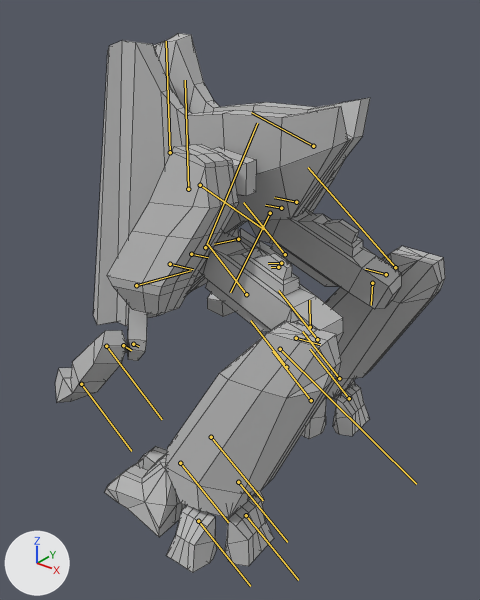
A saved change to the FBX model Mhmd/Charger/SK_Charger.fbx.
Both versions are drawn from a 50 mm lens placed at (2.56, -2.95, 2.94), pointed at (0.24, -0.05, 1.14). Lighting does not change. The marker at lower left points along +X, +Y and +Z. Both versions are drawn at the pose saved in each file; the numbers are the values there. The bones that bend it are drawn over the model as lines. Mesh edges are drawn as thin lines.

Names of what the first picture shows: 'Charger_Mesh'.
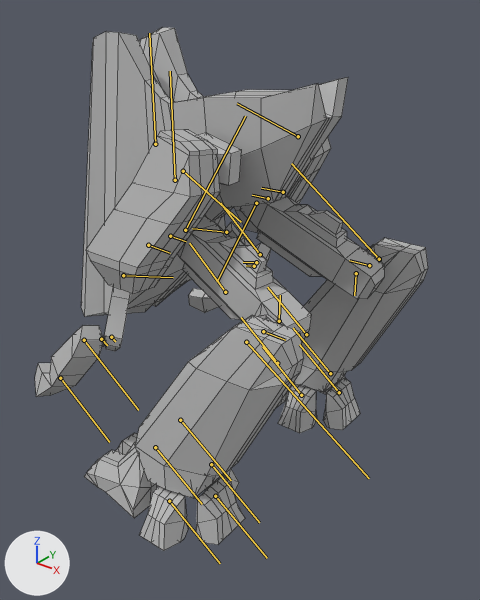
Where the change shows, as pixel boxes (x1, y1, x2, y2) in the pictures (480 x 600 px):
```json
{"object": "Charger_Mesh", "change": "posed", "before": [55, 33, 445, 573], "after": [35, 27, 428, 551]}
{"bone": "Root", "before": "(188, 189) to (185, 80)", "after": "(175, 180) to (170, 71)"}
{"bone": "R_F_Shoulder", "before": "(136, 285) to (191, 270)", "after": "(123, 275) to (173, 277)"}
{"bone": "R_F_ShoulderHole", "before": "(133, 344) to (139, 346)", "after": "(111, 337) to (115, 341)"}
{"bone": "R_F_SpinSoulder", "before": "(123, 345) to (131, 350)", "after": "(101, 339) to (107, 345)"}
{"bone": "R_F_HandStart", "before": "(106, 346) to (162, 419)", "after": "(84, 340) to (138, 410)"}
{"bone": "L_B_Shoulder", "before": "(238, 239) to (214, 244)", "after": "(226, 232) to (192, 228)"}
{"bone": "L_B_ShoulderHole", "before": "(278, 267) to (271, 267)", "after": "(254, 266) to (246, 265)"}
{"bone": "L_B_SpinSoulder", "before": "(281, 263) to (268, 263)", "after": "(256, 262) to (243, 262)"}
{"bone": "L_B_HandStart", "before": "(285, 254) to (243, 202)", "after": "(260, 254) to (220, 203)"}
{"bone": "HEAD", "before": "(170, 152) to (166, 41)", "after": "(155, 144) to (149, 33)"}
{"bone": "R_B_Up_ThighStart2", "before": "(200, 185) to (264, 229)", "after": "(183, 171) to (241, 222)"}
{"bone": "R_B_Lower_ThighEnd1", "before": "(310, 327) to (309, 300)", "after": "(279, 321) to (280, 295)"}
{"bone": "R_B_Lower_ThighSpin1", "before": "(296, 338) to (320, 344)", "after": "(263, 331) to (285, 340)"}
{"bone": "R_B_LegStart1", "before": "(280, 349) to (416, 484)", "after": "(246, 342) to (369, 478)"}
{"bone": "R_B_LegEnd1", "before": "(211, 437) to (263, 500)", "after": "(180, 420) to (231, 480)"}
{"bone": "L_B_Up_ThighStart3", "before": "(313, 146) to (251, 112)", "after": "(298, 136) to (237, 103)"}
{"bone": "L_B_Lower_ThighEnd2", "before": "(372, 283) to (371, 305)", "after": "(356, 273) to (354, 295)"}
{"bone": "L_B_Lower_ThighSpin2", "before": "(386, 274) to (365, 269)", "after": "(369, 265) to (349, 260)"}
{"bone": "L_B_LegStart2", "before": "(395, 267) to (308, 167)", "after": "(379, 259) to (291, 163)"}
```

The change, as JSON lines over the scene's bpy script:
```json
{"block": "bone_root", "where": "bone_root = bpy.data.objects['Armature'].pose.bones['Root']"}
{"op": "set", "path": "bone_root.location", "old": "(10.7, -3.9, -0.6)", "new": "(0.0, 0.0, 0.0)"}
{"op": "set", "path": "bone_root.rotation_quaternion", "old": "(1.0, 0.005, 0.0, -0.009)", "new": "(1.0, 0.0, 0.0, 0.0)", "note": "degrees (1, 0, -1) -> degrees (0, 0, 0)"}
{"block": "bone_r_f_shoulder", "where": "bone_r_f_shoulder = bpy.data.objects['Armature'].pose.bones['R_F_Shoulder']  # child of 'Root'"}
{"op": "set", "path": "bone_r_f_shoulder.rotation_quaternion", "old": "(0.982, -0.021, -0.092, 0.161)", "new": "(1.0, 0.0, 0.0, 0.0)", "note": "degrees (-4, -10, 19) -> degrees (0, 0, 0)"}
{"block": "bone_r_f_shoulderhole", "where": "bone_r_f_shoulderhole = bpy.data.objects['Armature'].pose.bones['R_F_ShoulderHole']  # child of 'R_F_Shoulder'"}
{"op": "set", "path": "bone_r_f_shoulderhole.rotation_quaternion", "old": "(0.998, -0.053, -0.004, -0.026)", "new": "(1.0, 0.0, 0.0, 0.0)", "note": "degrees (-6, -1, -3) -> degrees (0, 0, 0)"}
{"block": "bone_r_f_spinsoulder", "where": "bone_r_f_spinsoulder = bpy.data.objects['Armature'].pose.bones['R_F_SpinSoulder']  # child of 'R_F_ShoulderHole'"}
{"op": "set", "path": "bone_r_f_spinsoulder.rotation_quaternion", "old": "(0.998, -0.057, 0.007, -0.022)", "new": "(1.0, 0.0, 0.0, 0.0)", "note": "degrees (-7, 1, -3) -> degrees (0, 0, 0)"}
{"block": "bone_r_f_handstart", "where": "bone_r_f_handstart = bpy.data.objects['Armature'].pose.bones['R_F_HandStart']  # child of 'R_F_SpinSoulder'"}
{"op": "set", "path": "bone_r_f_handstart.rotation_quaternion", "old": "(0.997, 0.002, 0.065, -0.031)", "new": "(1.0, 0.0, 0.0, 0.0)", "note": "degrees (0, 7, -4) -> degrees (0, 0, 0)"}
{"block": "bone_l_b_shoulder", "where": "bone_l_b_shoulder = bpy.data.objects['Armature'].pose.bones['L_B_Shoulder']  # child of 'Root'"}
{"op": "set", "path": "bone_l_b_shoulder.rotation_quaternion", "old": "(0.984, -0.004, -0.072, 0.16)", "new": "(1.0, 0.0, 0.0, 0.0)", "note": "degrees (-2, -8, 19) -> degrees (0, 0, 0)"}
{"block": "bone_l_b_shoulderhole", "where": "bone_l_b_shoulderhole = bpy.data.objects['Armature'].pose.bones['L_B_ShoulderHole']  # child of 'L_B_Shoulder'"}
{"op": "set", "path": "bone_l_b_shoulderhole.rotation_quaternion", "old": "(0.998, -0.054, -0.004, -0.026)", "new": "(1.0, 0.0, 0.0, 0.0)", "note": "degrees (-6, -1, -3) -> degrees (0, 0, 0)"}
{"block": "bone_l_b_spinsoulder", "where": "bone_l_b_spinsoulder = bpy.data.objects['Armature'].pose.bones['L_B_SpinSoulder']  # child of 'L_B_ShoulderHole'"}
{"op": "set", "path": "bone_l_b_spinsoulder.rotation_quaternion", "old": "(0.998, -0.057, 0.007, -0.023)", "new": "(1.0, 0.0, 0.0, 0.0)", "note": "degrees (-7, 1, -3) -> degrees (0, 0, 0)"}
{"block": "bone_l_b_handstart", "where": "bone_l_b_handstart = bpy.data.objects['Armature'].pose.bones['L_B_HandStart']  # child of 'L_B_SpinSoulder'"}
{"op": "set", "path": "bone_l_b_handstart.rotation_quaternion", "old": "(0.997, 0.002, 0.065, -0.031)", "new": "(1.0, 0.0, 0.0, 0.0)", "note": "degrees (0, 8, -4) -> degrees (0, 0, 0)"}
{"block": "bone_head", "where": "bone_head = bpy.data.objects['Armature'].pose.bones['HEAD']  # child of 'Root'"}
{"op": "set", "path": "bone_head.location", "old": "(1.0, 0.0, 0.0)", "new": "(0.0, 0.0, 0.0)"}
{"op": "set", "path": "bone_head.rotation_quaternion", "old": "(1.0, 0.008, 0.0, -0.011)", "new": "(1.0, 0.0, 0.0, 0.0)", "note": "degrees (1, 0, -1) -> degrees (0, 0, 0)"}
{"block": "bone_r_b_up_thighstart2", "where": "bone_r_b_up_thighstart2 = bpy.data.objects['Armature'].pose.bones['R_B_Up_ThighStart2']  # child of 'Root'"}
{"op": "set", "path": "bone_r_b_up_thighstart2.rotation_quaternion", "old": "(0.998, 0.003, 0.003, 0.062)", "new": "(1.0, -0.01, 0.0, 0.003)", "note": "degrees (0, 0, 7) -> degrees (-1, 0, 0)"}
{"block": "bone_r_b_lower_thighend1", "where": "bone_r_b_lower_thighend1 = bpy.data.objects['Armature'].pose.bones['R_B_Lower_ThighEnd1']  # child of 'R_B_Lower_ThighStart1'"}
{"op": "set", "path": "bone_r_b_lower_thighend1.rotation_quaternion", "old": "(1.0, -0.01, 0.0, 0.003)", "new": "(1.0, 0.0, 0.0, 0.0)", "note": "degrees (-1, 0, 0) -> degrees (0, 0, 0)"}
{"block": "bone_r_b_lower_thighspin1", "where": "bone_r_b_lower_thighspin1 = bpy.data.objects['Armature'].pose.bones['R_B_Lower_ThighSpin1']  # child of 'R_B_Lower_ThighEnd1'"}
{"op": "set", "path": "bone_r_b_lower_thighspin1.rotation_quaternion", "old": "(1.0, -0.009, -0.001, 0.0)", "new": "(1.0, 0.0, 0.0, 0.0)", "note": "degrees (-1, 0, 0) -> degrees (0, 0, 0)"}
{"block": "bone_r_b_legstart1", "where": "bone_r_b_legstart1 = bpy.data.objects['Armature'].pose.bones['R_B_LegStart1']  # child of 'R_B_Lower_ThighSpin1'"}
{"op": "set", "path": "bone_r_b_legstart1.rotation_quaternion", "old": "(1.0, 0.0, 0.002, -0.009)", "new": "(1.0, 0.0, 0.0, 0.0)", "note": "degrees (0, 0, -1) -> degrees (0, 0, 0)"}
{"block": "bone_r_b_legend1", "where": "bone_r_b_legend1 = bpy.data.objects['Armature'].pose.bones['R_B_LegEnd1']  # child of 'R_B_LegStart1'"}
{"op": "set", "path": "bone_r_b_legend1.rotation_quaternion", "old": "(0.999, 0.0, 0.0, -0.049)", "new": "(1.0, 0.0, 0.0, 0.0)", "note": "degrees (0, 0, -6) -> degrees (0, 0, 0)"}
{"block": "bone_l_b_up_thighstart3", "where": "bone_l_b_up_thighstart3 = bpy.data.objects['Armature'].pose.bones['L_B_Up_ThighStart3']  # child of 'Root'"}
{"op": "set", "path": "bone_l_b_up_thighstart3.rotation_quaternion", "old": "(1.0, 0.0, 0.012, 0.01)", "new": "(1.0, 0.0, 0.0, 0.001)", "note": "degrees (0, 1, 1) -> degrees (0, 0, 0)"}
{"block": "bone_l_b_lower_thighend2", "where": "bone_l_b_lower_thighend2 = bpy.data.objects['Armature'].pose.bones['L_B_Lower_ThighEnd2']  # child of 'L_B_Lower_ThighStart2'"}
{"op": "set", "path": "bone_l_b_lower_thighend2.rotation_quaternion", "old": "(1.0, -0.009, 0.0, 0.003)", "new": "(1.0, 0.0, 0.0, 0.0)", "note": "degrees (-1, 0, 0) -> degrees (0, 0, 0)"}
{"block": "bone_l_b_lower_thighspin2", "where": "bone_l_b_lower_thighspin2 = bpy.data.objects['Armature'].pose.bones['L_B_Lower_ThighSpin2']  # child of 'L_B_Lower_ThighEnd2'"}
{"op": "set", "path": "bone_l_b_lower_thighspin2.rotation_quaternion", "old": "(1.0, -0.009, -0.001, 0.0)", "new": "(1.0, 0.0, 0.0, 0.0)", "note": "degrees (-1, 0, 0) -> degrees (0, 0, 0)"}
{"block": "bone_l_b_legstart2", "where": "bone_l_b_legstart2 = bpy.data.objects['Armature'].pose.bones['L_B_LegStart2']  # child of 'L_B_Lower_ThighSpin2'"}
{"op": "set", "path": "bone_l_b_legstart2.rotation_quaternion", "old": "(1.0, 0.0, 0.002, -0.009)", "new": "(1.0, 0.0, 0.0, 0.0)", "note": "degrees (0, 0, -1) -> degrees (0, 0, 0)"}
```
